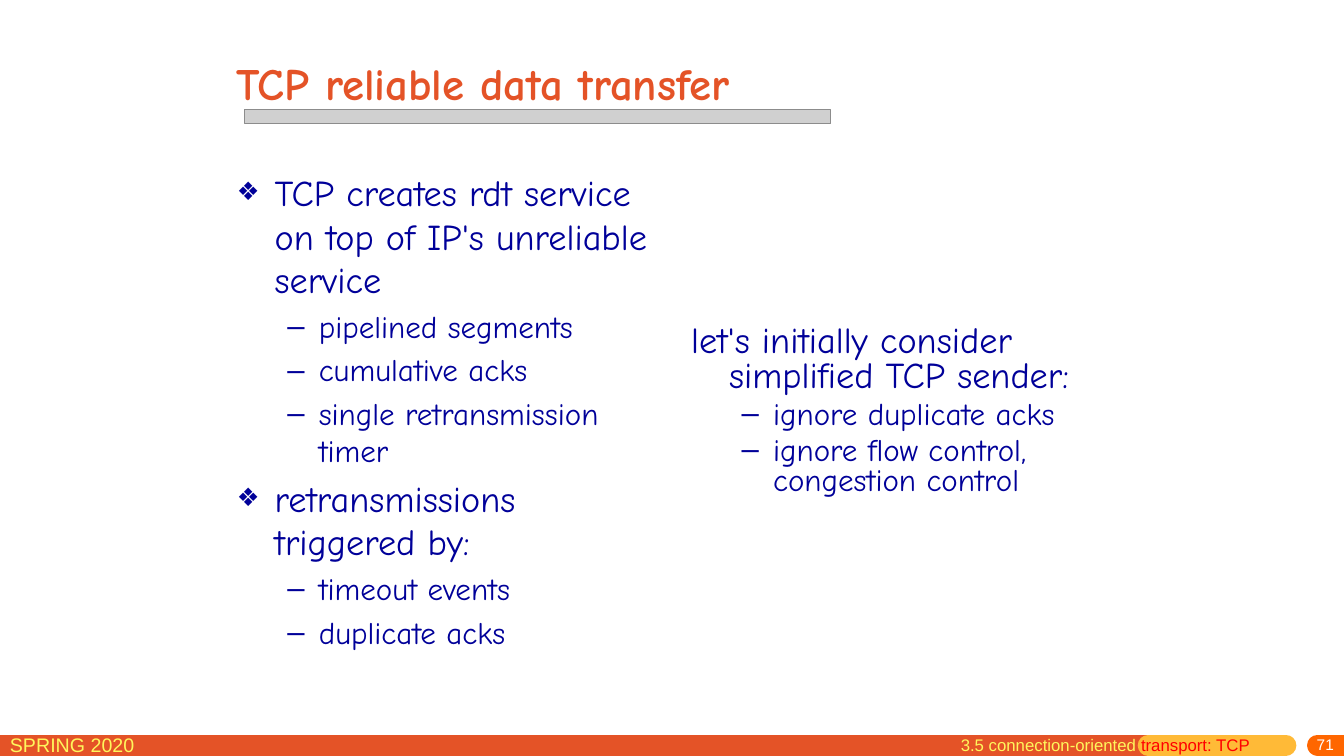
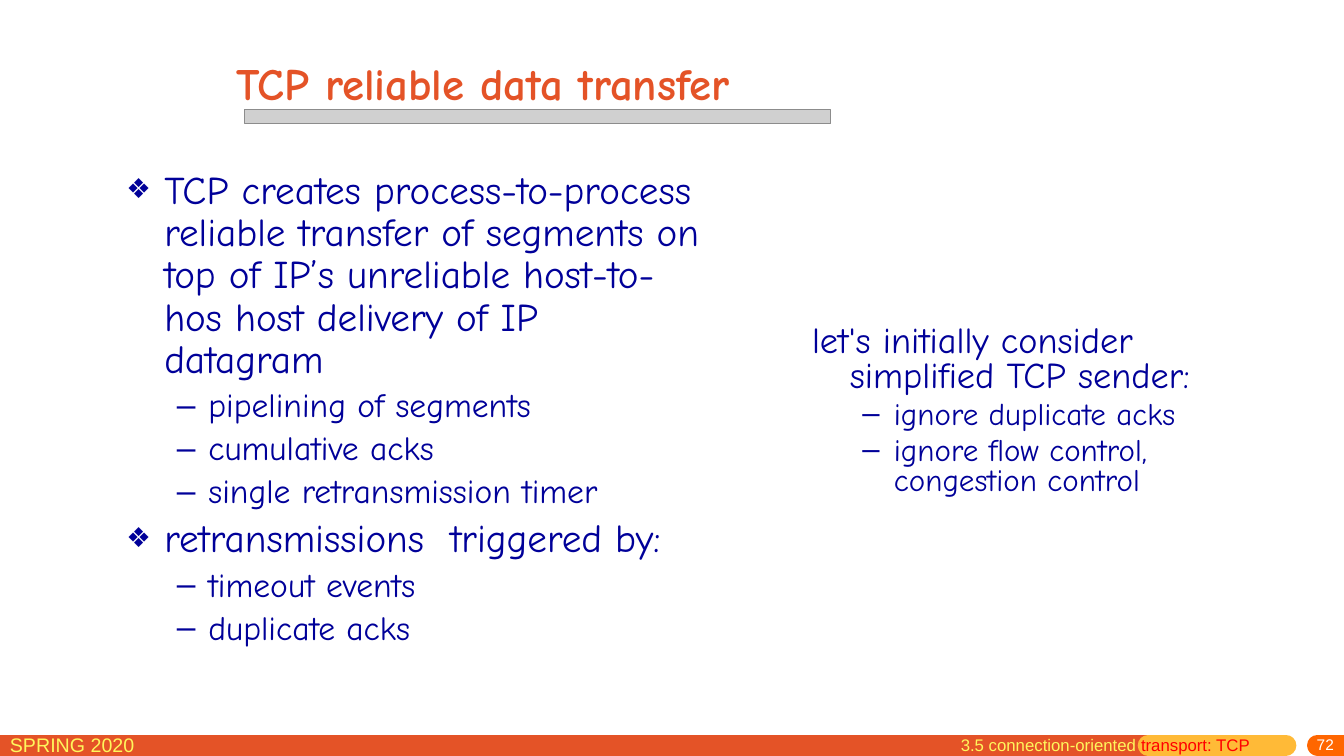
Before and after one commit to network-distributed/presentations, a slide deck: slide 72 of chapter3.pptx (slide 71 before the commit). Drawn at 1344x756 pixels with LibreOffice and Linux fonts; fonts in the diff are those of the drawing; grey boxes stand for pictures. Boxes give left, top, right and bottom in pixels: in the first picture for what was removed or moved away, otherwise in the second. Text is boxed around its words. In the diff, an @@ line names an element or a change of style, - is before the commit and + after.

```diff
--- a/chapter3.pptx
+++ b/chapter3.pptx
@@ text "TCP creates process-to-process reliable transfer ...": place and size @@
-text "TCP creates process-to-process reliable transfer ..." at (275,181,647,650)
+text "TCP creates process-to-process reliable transfer ..." at (164,177,699,647)
@@ text at (164,177,699,424): text changed; size 25.9 to 28 pt @@
-❖ TCP creates rdt service on top of IP's unreliable service
-  – pipelined segments
+❖ TCP creates process-to-process reliable transfer of segments on top of IP’s unreliable host-to-hos host delivery of IP datagram
+  – pipelining of segments
@@ text "let's initially consider simplified TCP ...": place and size @@
-text "let's initially consider simplified TCP ..." at (691,328,1069,497)
+text "let's initially consider simplified TCP ..." at (812,328,1190,497)
@@ text at (164,437,597,647): size 22.2 to 24 pt in "cumulative acks", "single retransmission timer", "timeout events", "duplicate acks"; size 25.9 to 28 pt in "retransmissions triggered by:"; line spacing 1 to 0.9 @@
@@ page number at (1317,739,1334,750): text changed @@
-71
+72
```
Also in this commit, not shown: 58 other slides changed, 9 slides added, 2 other files.
